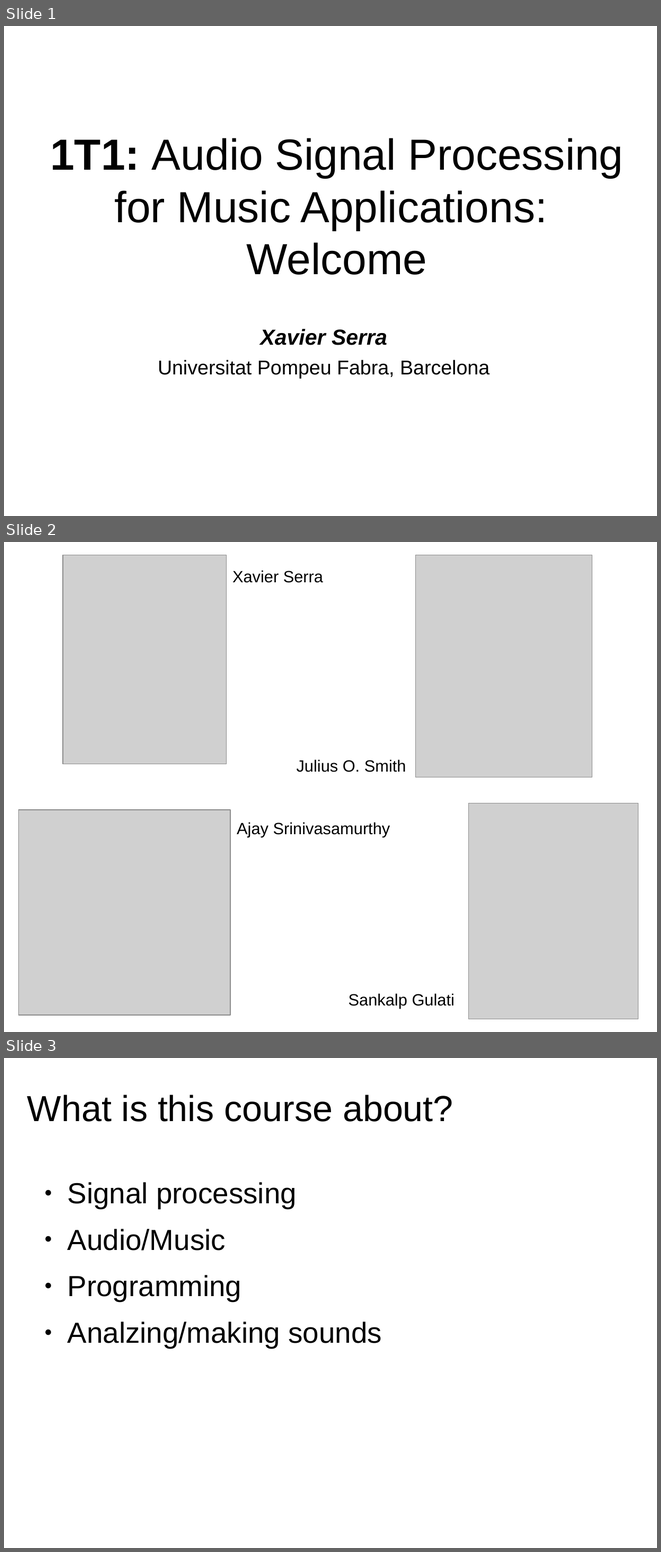
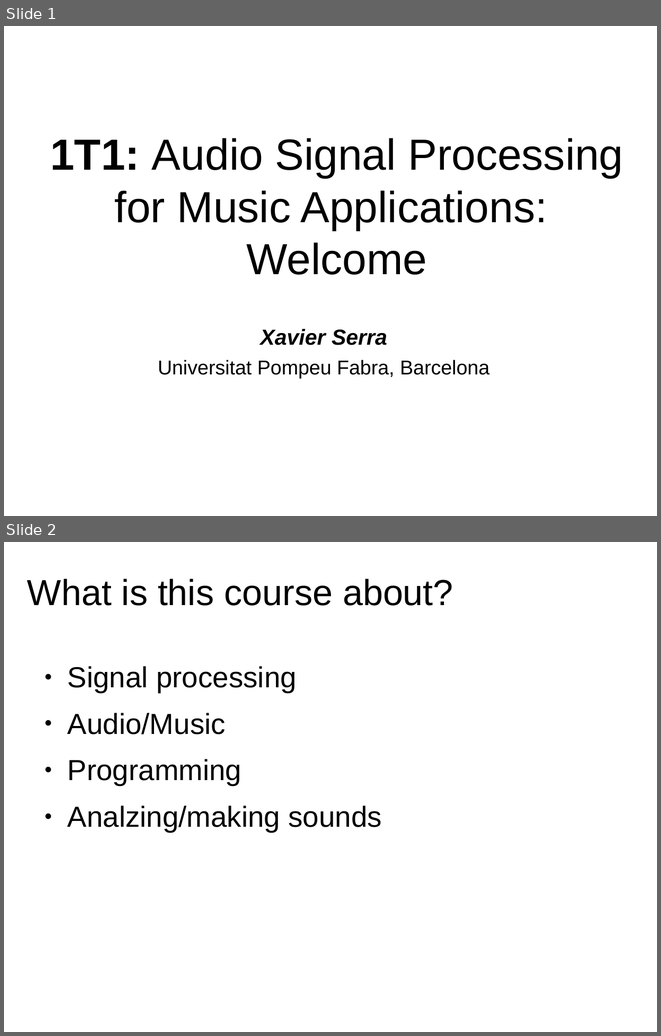
Before and after one commit to MTG/sms-tools, a slide deck: lectures/01-Introduction/1T1-Welcome.odp. Shown one above the other, each under a label of ours: slides 1, 2 and 3 before the commit, slides 1 and 2 after it. The pictures are 661x1552 and 661x1036 pixels, drawn with LibreOffice and Linux fonts; fonts in the diff are those of the drawing; grey boxes stand for pictures. Boxes give left, top, right and bottom in pixels: in the first picture for what was removed or moved away, otherwise in the second. Text is boxed around its words. In the diff, an @@ line names an element or a change of style, - is before the commit and + after.

```diff
--- a/lectures/01-Introduction/1T1-Welcome.odp
+++ b/lectures/01-Introduction/1T1-Welcome.odp
@@ slide 2 removed at (x1=4, y1=542, x2=657, y2=1032), background #FFFFFF @@
@@ picture removed at (x1=63, y1=555, x2=227, y2=764) @@
@@ picture removed at (x1=415, y1=555, x2=592, y2=777) @@
@@ text removed at (x1=232, y1=570, x2=323, y2=583) @@
-Xavier Serra
@@ text removed at (x1=297, y1=759, x2=406, y2=772) @@
-Julius O. Smith
@@ picture removed at (x1=18, y1=810, x2=230, y2=1015) @@
@@ picture removed at (x1=468, y1=803, x2=638, y2=1018) @@
@@ text removed at (x1=237, y1=822, x2=390, y2=837) @@
-Ajay Srinivasamurthy
@@ text removed at (x1=348, y1=993, x2=454, y2=1008) @@
-Sankalp Gulati
@@ what was slide 3 is now slide 2 @@
```
Also in this commit, not shown: 1 other slide removed.
